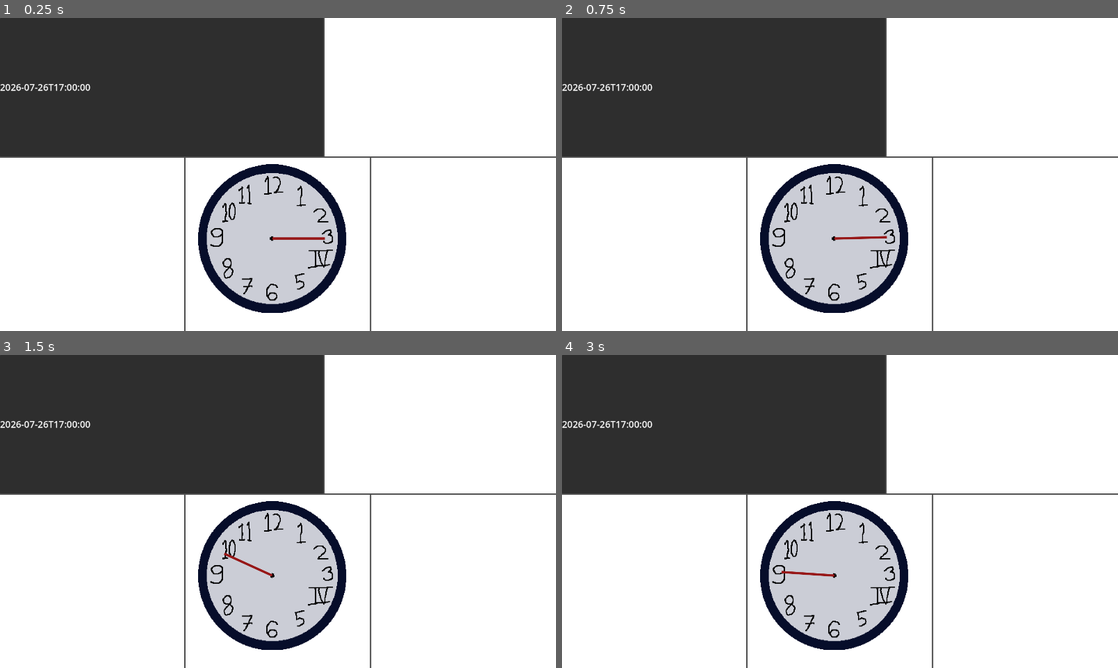
Above: before the commit, frames 1-4 (two rows, left to right).
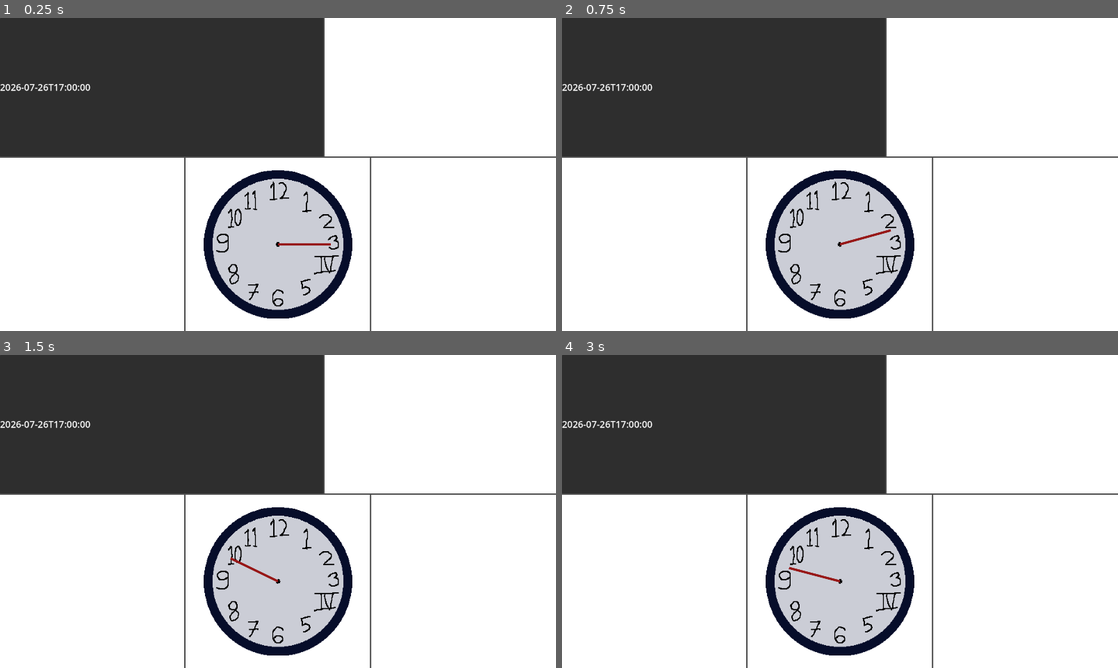
Above: after the commit, the same moments.

Repository: Aarfdark/gmtk-2026
Game: Godot game, scene res://main/main_hud.tscn
The game is run twice, just before and just after one commit, with the same random seed, the same clock (stepped at 60 frames per second) and the same inputs. This scene is started directly instead of the project's main scene.
Inputs (mouse positions are in pixels of both pictures, inside the frame that each line leads up to):
- Up to frame 1 (0.25 s): no input
- Up to frame 2 (0.75 s): tap Enter at 0.5 s; move the mouse to (862, 237) at 0.52 s; press the mouse at (862, 237) at 0.53 s
- Up to frame 3 (1.5 s): tap Space at 1.25 s; move the mouse to (166, 527) at 1.27 s; release the mouse at (166, 527) at 1.28 s; click (166, 527) at 1.35 s
- Up to frame 4 (3 s): tap Enter at 2 s; move the mouse to (895, 442) at 2.02 s; press the mouse at (895, 442) at 2.03 s; tap Space at 2.75 s; move the mouse to (812, 574) at 2.77 s; release the mouse at (812, 574) at 2.78 s; click (812, 574) at 2.85 s

The runs differ from the first frame. In frame 1, 3.9% of the frame differs, in the area x 35-64%, y 46-96%; in frame 2, 3.9%; in frame 3, 3.9%; in frame 4, 3.9%.

Commit message:
Fix offset clock

Diff:
--- a/src/main/main_hud.tscn
+++ b/src/main/main_hud.tscn
@@ -74,10 +74,6 @@
 anchor_top = 0.5
 anchor_right = 0.5
 anchor_bottom = 0.5
-offset_left = -20.0
-offset_top = -20.0
-offset_right = 20.0
-offset_bottom = 20.0
 grow_horizontal = 2
 grow_vertical = 2
 
